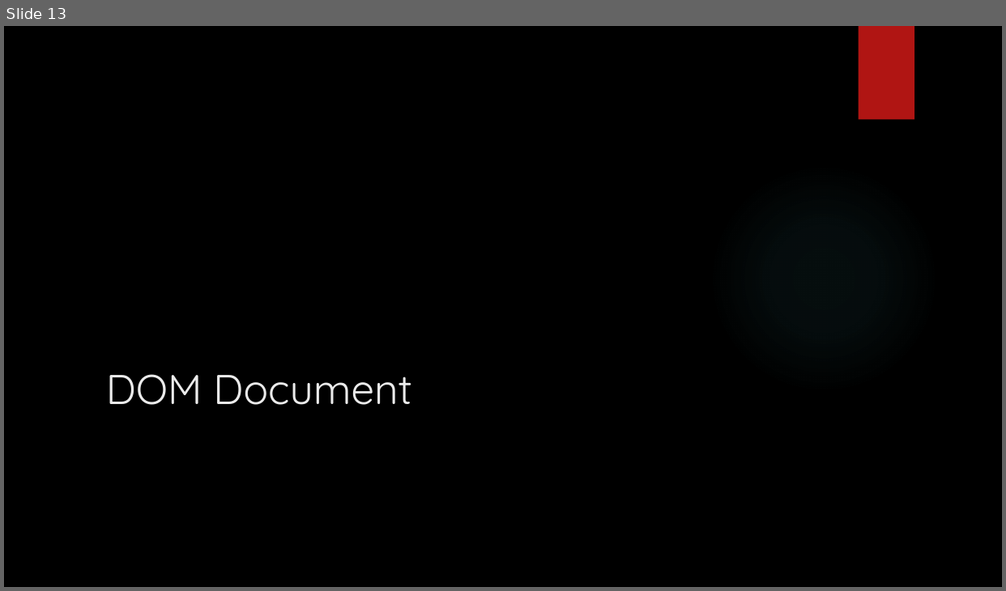
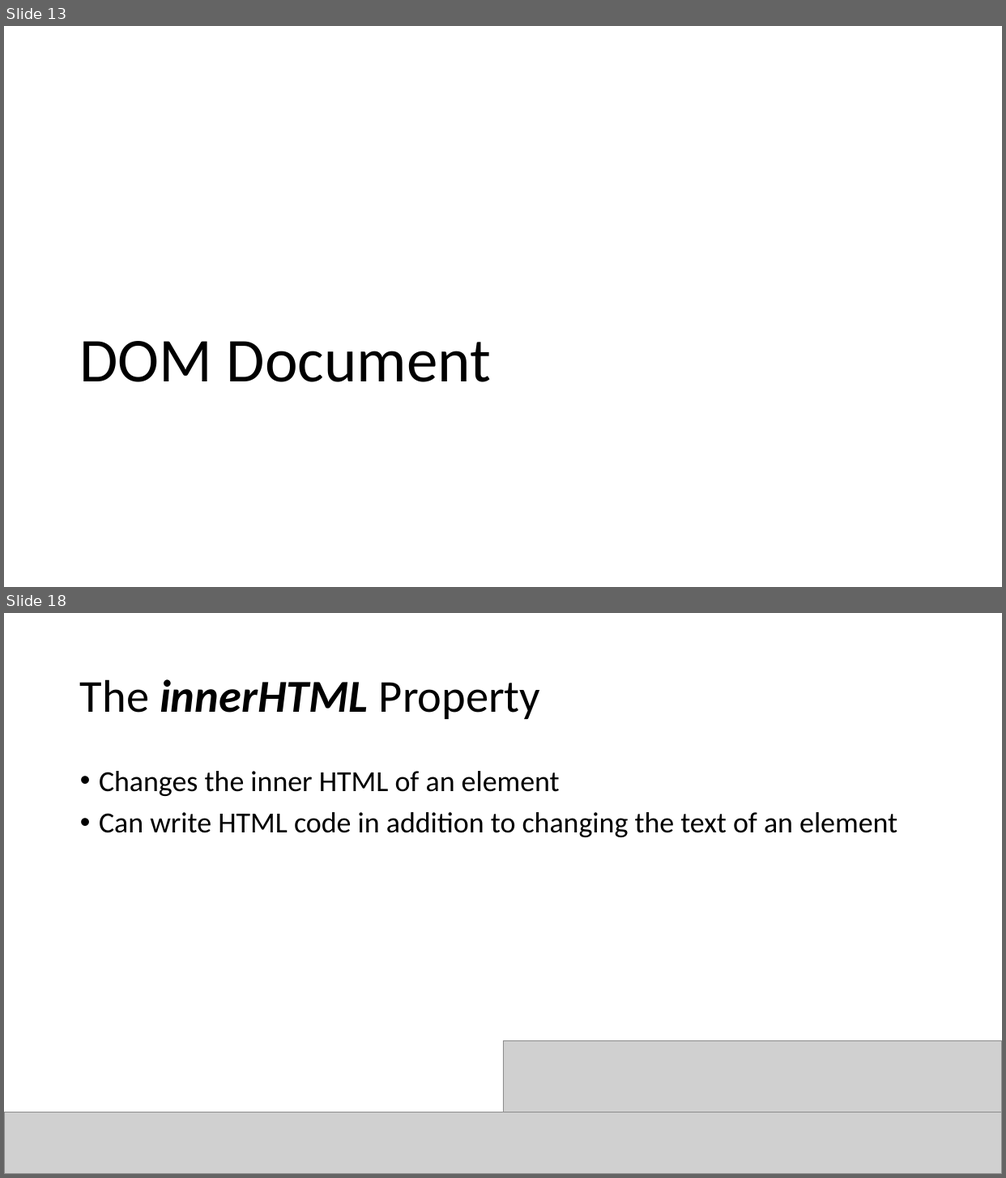
Before and after one commit to YWCANWIL-TechLab/module15-exercises-YaminahAlanis, a slide deck: slides/Module 15 - JS HTML DOM Part 1.pptx. Shown one above the other, each under a label of ours: slide 13 before the commit, slides 13 and 18 after it; the slides between them are not shown. The pictures are 1006x591 and 1006x1178 pixels, drawn with LibreOffice and Linux fonts; fonts in the diff are those of the drawing; grey boxes stand for pictures; background and template pictures are left out. Boxes give left, top, right and bottom in pixels: in the first picture for what was removed or moved away, otherwise in the second. Text is boxed around its words. In the diff, an @@ line names an element or a change of style, - is before the commit and + after.

```diff
--- a/slides/Module 15 - JS HTML DOM Part 1.pptx
+++ b/slides/Module 15 - JS HTML DOM Part 1.pptx
@@ slide 18 added at bbox=[4, 613, 1002, 1174], background #FFFFFF @@
@@ title added at bbox=[80, 679, 540, 719], 44 pt, text #000000 @@
+The innerHTML Property
@@ text added at bbox=[99, 771, 897, 837], 28 pt, text #000000 @@
+• Changes the inner HTML of an element
+• Can write HTML code in addition to changing the text of an element
@@ picture added at bbox=[503, 1041, 1002, 1112] @@
@@ picture added at bbox=[4, 1113, 1002, 1174] @@
@@ slide 13 changed as well @@
@@ background picture (left out) to #FFFFFF @@
@@ rectangle removed at bbox=[859, 26, 914, 120] @@
@@ title "DOM Document": place and size @@
-title "DOM Document" at bbox=[106, 374, 412, 405]
+title "DOM Document" at bbox=[79, 341, 491, 382]
@@ title "DOM Document" at bbox=[79, 341, 491, 382]: size 40 to 60 pt, font Quicksand to Calibri, text colour #EBEBEB to #000000; line spacing 1 to 0.9 @@
@@ ellipse removed at bbox=[709, 163, 939, 394] @@
```
Also in this commit, not shown: 29 other slides changed, 8 other slides added, 2 slides removed, 4 other files.
